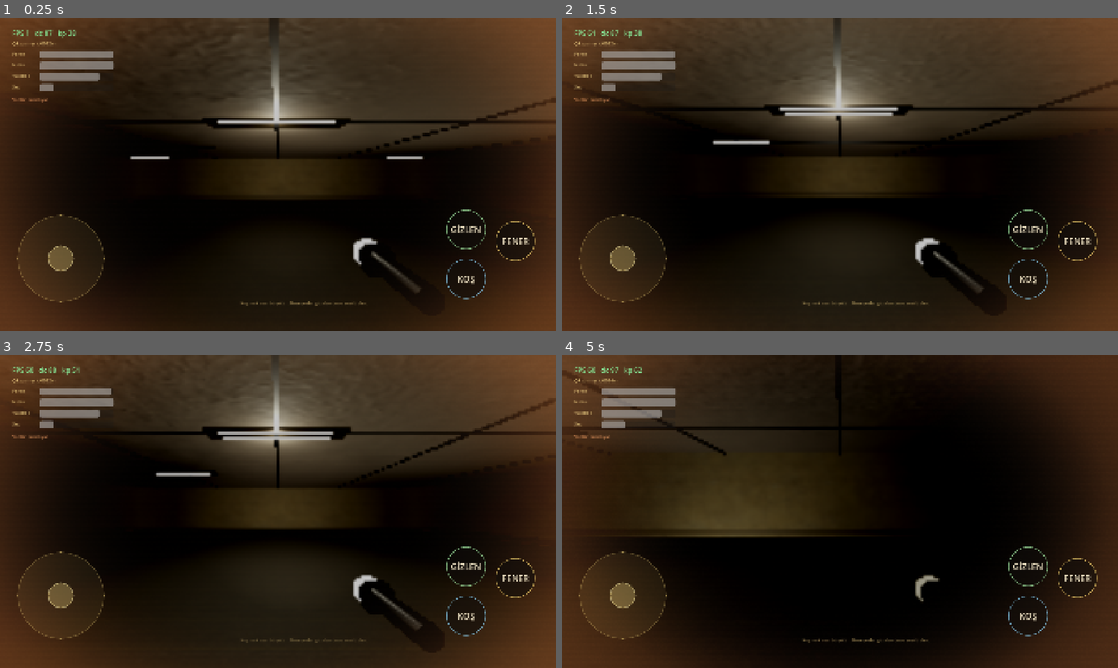
Above: before the commit, frames 1-4 (two rows, left to right).
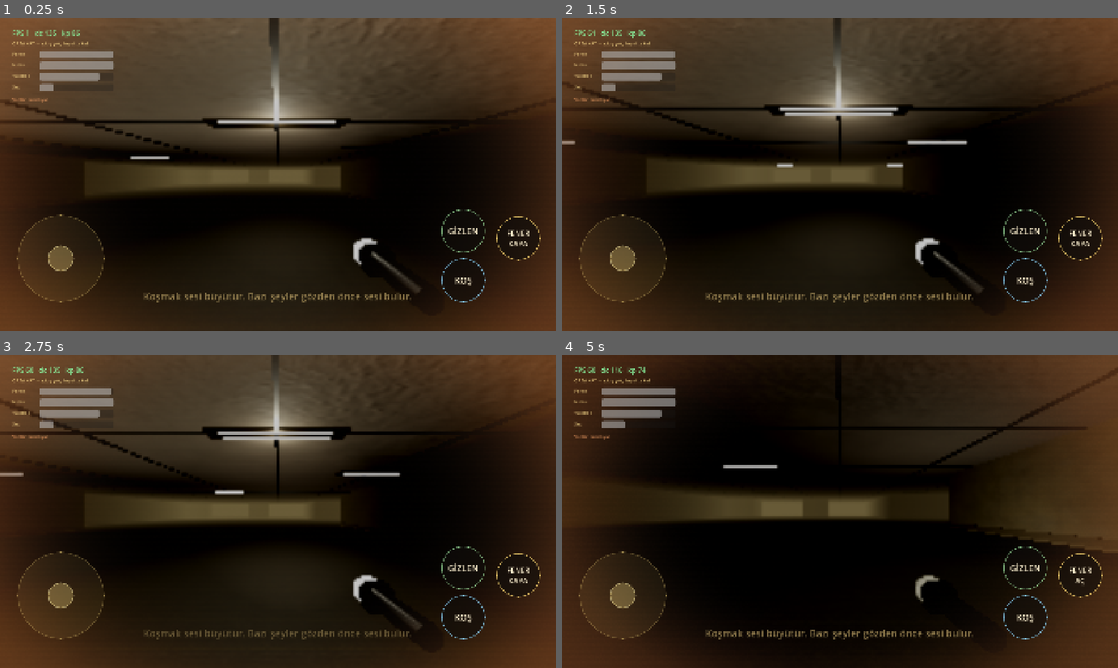
Above: after the commit, the same moments.

Repository: mehmetdem2005/Backrooms
Game: Godot game, scene res://scenes/Main.tscn
The game is run twice, just before and just after one commit, with the same random seed, the same clock (stepped at 60 frames per second) and the same inputs.
Inputs (mouse positions are in pixels of both pictures, inside the frame that each line leads up to):
- Up to frame 1 (0.25 s): no input
- Up to frame 2 (1.5 s): click (1079, 240) at 0.5 s, where only the run before the commit has a clickable "FENER"; click (1029, 277) at 1.25 s, where only the run before the commit has a clickable "KOŞ"
- Up to frame 3 (2.75 s): click (467, 567) at 2 s, where only the run before the commit has a clickable "GİZLEN"
- Up to frame 4 (5 s): tap Enter at 2.75 s; move the mouse to (867, 511) at 2.77 s; hold W from 2.78 s (still down); tap F at 2.85 s; move the mouse to (812, 511) at 3.52 s; tap Ctrl at 3.6 s; move the mouse to (851, 505) at 4.27 s; tap C at 4.35 s

The runs differ from the first frame. In frame 1, 24% of the frame differs, in the area x 0-100%, y 0-92%; in frame 2, 8.0%; in frame 3, 15%; in frame 4, 29%.

Commit message:
V4 plan + gameplay fixes (render-verified, no APK rebuild this round)
Save full V4 design vision to docs/V4_OYUN_PLANI.md (core loop, monster AI
states, noise system, map zones, puzzles, entities, quality settings, 25 big ideas).

Fixes/changes (verified via in-Godot software-GL renders, not APK):
- Mobile buttons: drive KOŞ/FENER/GİZLEN from direct touch hit-testing
  (GUI signals were unreliable on touch); FENER label now dynamic AÇ/KAPA
- Bigger outlined subtitle text
- Monster: path-smoothing (string-pulling via line-of-sight) -> no more grid
  zigzag, moves naturally through open space; water slows it (pool)
- Map: 3 floors, start on MIDDLE floor (upper+lower); NO exit (endless loop map)
- Poolrooms: big water pool on the lowest floor (water plane + slow wade zone),
  is_in_water() slows player and monster -> cross to escape, it 'swims' after you
- HUD shows current floor (ÜST/ORTA/ALT KAT HAVUZ)

In-Godot rendering pipeline added (Mesa llvmpipe + xvfb) to preview without APK.

https://claude.ai/code/session_01NRpMnaAWyeW9sMqBjCT8aX

Diff:
--- a/game_src/scripts/PremiumGameRoot.gd
+++ b/game_src/scripts/PremiumGameRoot.gd
@@ -65,8 +65,10 @@
         post_process.set_vision_radius(vision)
 
     if hud != null and level_builder != null:
-        var distance_to_exit: float = player.global_position.distance_to(level_builder.exit_world_position)
-        hud.set_distance_to_exit(distance_to_exit)
+        # Döngü harita: çıkış yok. HUD bulunduğun katı + uyarıyı gösterir.
+        var floor_index: int = level_builder.world_to_grid(player.global_position).y
+        var floor_name: String = ["ÜST KAT", "ORTA KAT", "ALT KAT (HAVUZ)"][clamp(floor_index, 0, 2)]
+        hud.set_status("%s — çıkış yok, hayatta kal" % floor_name)
         hud.set_stamina(player.stamina)
         hud.set_flashlight_energy(player.flashlight_energy)
         hud.set_noise_level(player.get_noise_level())
@@ -146,9 +148,9 @@
     level_builder.world_seed = world_seed
     level_builder.grid_width = maze_width
     level_builder.grid_height = maze_height
-    level_builder.room_count = 16
+    level_builder.room_count = 12
     level_builder.detail_density = 1.0
-    level_builder.floors = 2
+    level_builder.floors = 3            # üst kat / orta kat (başlangıç) / alt kat (havuz)
     add_child(level_builder)
     level_builder.generate()
 
@@ -156,6 +158,7 @@
     player = PLAYER_SCRIPT.new()
     player.name = "Player"
     add_child(player)
+    player.level_builder = level_builder
     player.global_position = level_builder.start_world_position + Vector3(0.0, 1.05, 0.0)
 
 func _create_chunk_streamer() -> void:
--- a/game_src/scripts/horror/ShadowStalker.gd
+++ b/game_src/scripts/horror/ShadowStalker.gd
@@ -264,27 +264,45 @@
     _path_index = 0
 
 func _follow_path(delta: float) -> void:
-    if _path.size() == 0 or _path_index >= _path.size():
+    if _path.is_empty() or _path_index >= _path.size():
         velocity = velocity.move_toward(Vector3.ZERO, 7.0 * delta)
         move_and_slide()
         _current_speed = Vector2(velocity.x, velocity.z).length()
         return
 
+    # YOL DÜZLEŞTİRME (string-pulling): aynı kattaki, görüş hattı olan EN UZAK ara noktaya
+    # yönel → ızgara zikzakı yerine açık alandan/köşelerden doğal, düz hareket.
+    var cur_cell: Vector3i = level_builder.world_to_grid(global_position)
+    var look: int = _path_index
+    while look + 1 < _path.size() and _path[look + 1].y == cur_cell.y and level_builder.has_grid_line_of_sight(cur_cell, _path[look + 1], 18):
+        look += 1
+    _path_index = look
+
     var target_position: Vector3 = level_builder.grid_to_world(_path[_path_index], 0.0)
     var flat_to_target: Vector3 = target_position - global_position
     flat_to_target.y = 0.0
-    if flat_to_target.length() < 0.35:
+    if flat_to_target.length() < 0.5:
         _path_index += 1
-        return
-
-    # Her zaman amansız kovalama: sabit hız (oyuncunun koşusundan az daha yavaş).
-    var desired: Vector3 = flat_to_target.normalized() * chase_speed
+        if _path_index >= _path.size():
+            velocity = velocity.move_toward(Vector3.ZERO, 7.0 * delta)
+            move_and_slide()
+            _current_speed = Vector2(velocity.x, velocity.z).length()
+            return
+        target_position = level_builder.grid_to_world(_path[_path_index], 0.0)
+        flat_to_target = target_position - global_position
+        flat_to_target.y = 0.0
+
+    # Amansız kovalama: sabit hız. Suda (havuz) bir miktar yavaşlar ("arkandan yüzer").
+    var spd: float = chase_speed
+    if level_builder.has_method("is_in_water") and level_builder.is_in_water(global_position):
+        spd = chase_speed * 0.62
+    var desired: Vector3 = flat_to_target.normalized() * spd
     velocity.x = move_toward(velocity.x, desired.x, 12.0 * delta)
     velocity.z = move_toward(velocity.z, desired.z, 12.0 * delta)
     velocity.y = -0.2
     move_and_slide()
     _current_speed = Vector2(velocity.x, velocity.z).length()
-    # Yön (gövde döndürmüyoruz; model _update_visual'da oyuncuya bakar).
+    # Yön: model _update_visual'da daima oyuncuya bakar.
 
 func _update_steps(delta: float) -> void:
     if _current_speed < 0.6:
--- a/game_src/scripts/level/PremiumBackroomsBuilder.gd
+++ b/game_src/scripts/level/PremiumBackroomsBuilder.gd
@@ -39,6 +39,13 @@
 var _ramps: Array = []                # geometri için: {"floor","x","z","dir":Vector2i}
 var _open_cells: Array[Vector3i] = []
 
+# Havuz (Poolrooms) — alt katta dev su alanı
+var _water_cells: Dictionary = {}
+var has_pool: bool = false
+var pool_min: Vector3 = Vector3.ZERO
+var pool_max: Vector3 = Vector3.ZERO
+var pool_water_y: float = 0.0
+
 var _rng: RandomNumberGenerator = RandomNumberGenerator.new()
 var _box_mesh_shared: BoxMesh
 var _cylinder_mesh_shared: CylinderMesh
@@ -66,10 +73,11 @@
     for f: int in range(floors):
         _generate_floor(f)
     _connect_floors()
+    _build_pool()
     _pick_special_cells()
     _collect_open_cells()
     _build_geometry()
-    _build_exit_area()
+    # Çıkış yok (döngü harita) → _build_exit_area çağrılmaz. exit_area null kalır.
 
 # ---------------------------------------------------------------- grid temel
 
@@ -411,10 +419,44 @@
                 frontier.append(n)
     return distances
 
+func _build_pool() -> void:
+    # Alt katta DEV havuz: karşıya geçerek kaçabilirsin, canavar arkandan yüzer (yavaşlar).
+    if floors < 2:
+        return
+    var pf: int = floors - 1
+    var pw: int = clamp(grid_width - 8, 8, 14)
+    var ph: int = clamp(grid_height - 8, 7, 12)
+    var px: int = clamp(int(grid_width / 2 - pw / 2), 1, grid_width - pw - 1)
+    var pz: int = clamp(int(grid_height / 2 - ph / 2), 1, grid_height - ph - 1)
+    for z: int in range(pz, pz + ph):
+        for x: int in range(px, px + pw):
+            _set_cell(pf, x, z, 0)
+            _water_cells["%d:%d:%d" % [pf, x, z]] = true
+    # Havuzu kat ağına bağla (kenarlardan koridor)
+    _rooms.append({"floor": pf, "rect": Rect2i(px, pz, pw, ph)})
+    _connect_to_nearest_room(pf, Vector2i(px - 1, pz + int(ph / 2)))
+    _connect_to_nearest_room(pf, Vector2i(px + pw, pz + int(ph / 2)))
+    var w0: Vector3 = grid_to_world(Vector3i(px, pf, pz), 0.0)
+    var w1: Vector3 = grid_to_world(Vector3i(px + pw - 1, pf, pz + ph - 1), 0.0)
+    var half: float = cell_size * 0.5
+    pool_min = Vector3(min(w0.x, w1.x) - half, w0.y - 1.0, min(w0.z, w1.z) - half)
+    pool_max = Vector3(max(w0.x, w1.x) + half, w0.y + 1.6, max(w0.z, w1.z) + half)
+    pool_water_y = w0.y + 0.25
+    has_pool = true
+
+func is_in_water(pos: Vector3) -> bool:
+    if not has_pool:
+        return false
+    return pos.x >= pool_min.x and pos.x <= pool_max.x \
+        and pos.z >= pool_min.z and pos.z <= pool_max.z \
+        and pos.y >= pool_min.y and pos.y <= pool_max.y
+
 func _pick_special_cells() -> void:
-    # Başlangıç: 0. kattaki ilk oda. Çıkış: en alt kattaki, başlangıçtan en uzak hücre.
-    var start_room: Rect2i = _first_room_on(0)
-    start_cell = Vector3i(_room_center(start_room).x, 0, _room_center(start_room).y)
+    # Başlangıç ORTA kat (üst + alt kat olsun). "Çıkış" yok ama enemy yerleşimi için
+    # en uzak hücre yine hesaplanır.
+    var mid_floor: int = int(floors / 2)
+    var start_room: Rect2i = _first_room_on(mid_floor)
+    start_cell = Vector3i(_room_center(start_room).x, mid_floor, _room_center(start_room).y)
     if not is_open_cell(start_cell):
         start_cell = _nearest_open_cell(start_cell)
 
@@ -521,6 +563,28 @@
     for key2: Vector3i in buckets.keys():
         _build_chunk(key2, buckets[key2])
 
+    _build_water_surface()
+
+func _build_water_surface() -> void:
+    if not has_pool:
+        return
+    var water: MeshInstance3D = MeshInstance3D.new()
+    water.name = "PoolWater"
+    var pm: PlaneMesh = PlaneMesh.new()
+    pm.size = Vector2(pool_max.x - pool_min.x, pool_max.z - pool_min.z)
+    water.mesh = pm
+    water.position = Vector3((pool_min.x + pool_max.x) * 0.5, pool_water_y, (pool_min.z + pool_max.z) * 0.5)
+    var m: StandardMaterial3D = StandardMaterial3D.new()
+    m.albedo_color = Color(0.05, 0.17, 0.22, 0.6)
+    m.transparency = BaseMaterial3D.TRANSPARENCY_ALPHA
+    m.roughness = 0.06
+    m.metallic = 0.25
+    m.emission_enabled = true
+    m.emission = Color(0.02, 0.09, 0.11, 1.0)
+    m.emission_energy_multiplier = 0.5
+    water.material_override = m
+    add_child(water)
+
 func _append_trims(f: int, cell: Vector3i, center: Vector3, bucket: Dictionary) -> void:
     var dirs: Array[Vector2i] = [Vector2i(1, 0), Vector2i(-1, 0), Vector2i(0, 1), Vector2i(0, -1)]
     for d: Vector2i in dirs:
@@ -547,7 +611,7 @@
             while x <= rect.position.x + rect.size.x - 3:
                 var cell: Vector3i = Vector3i(x, f, z)
                 # açık hücre + lamba değil + başlangıç/çıkış değil
-                if _get_cell(f, x, z) == 0 and not _should_fixture(cell) and cell != start_cell and cell != exit_cell:
+                if _get_cell(f, x, z) == 0 and not _should_fixture(cell) and cell != start_cell and cell != exit_cell and not _water_cells.has("%d:%d:%d" % [f, x, z]):
                     var c: Vector3 = Vector3((float(x) - float(grid_width - 1) * 0.5) * cell_size, base_y, (float(z) - float(grid_height - 1) * 0.5) * cell_size)
                     var bucket: Dictionary = _get_bucket(buckets, f, x, z)
                     _bpush(bucket, "column", _scaled_transform(Vector3(0.55, wall_height, 0.55), c + Vector3(0.0, wall_height * 0.5, 0.0)))
--- a/game_src/scripts/player/PremiumFpsPlayer.gd
+++ b/game_src/scripts/player/PremiumFpsPlayer.gd
@@ -18,6 +18,7 @@
 
 var mobile_controls
 var hud
+var level_builder
 var lock_controls: bool = false
 var flashlight_energy: float = 1.0
 var stamina: float = 1.0
@@ -359,6 +360,10 @@
     else:
         stamina = min(1.0, stamina + stamina_recover_per_second * delta)
 
+    # HAVUZ: suda hareket yavaşlar (karşıya geçerek kaçma — canavar da yavaşlar)
+    if level_builder != null and level_builder.has_method("is_in_water") and level_builder.is_in_water(global_position):
+        target_speed *= 0.55
+
     var desired: Vector3 = (right * input_vector.x + forward * input_vector.y) * target_speed
     velocity.x = move_toward(velocity.x, desired.x, acceleration * delta)
     velocity.z = move_toward(velocity.z, desired.z, acceleration * delta)
@@ -409,6 +414,9 @@
     # Lens parıltısı (fener kapalıyken sönük)
     if _lens_material != null:
         _lens_material.emission_energy_multiplier = move_toward(_lens_material.emission_energy_multiplier, lens_glow, delta * 30.0)
+    # Buton etiketi: kapalıyken "AÇ", açıkken "KAPA"
+    if mobile_controls != null:
+        mobile_controls.set_flashlight_on(_flashlight_enabled)
 
 func _update_camera_motion(delta: float) -> void:
     var horizontal_speed: float = Vector2(velocity.x, velocity.z).length()
--- a/game_src/scripts/ui/MobileControls.gd
+++ b/game_src/scripts/ui/MobileControls.gd
@@ -9,6 +9,7 @@
 var _flashlight_toggle_requested: bool = false
 var _left_touch_index: int = -1
 var _right_touch_index: int = -1
+var _run_touch_index: int = -1
 var _joystick_center: Vector2 = Vector2.ZERO
 var _joystick_radius: float = 150.0
 var _home_center: Vector2 = Vector2(210.0, 830.0)
@@ -19,6 +20,12 @@
 var _run_button: Button
 var _flashlight_button: Button
 var _crouch_button: Button
+
+# Buton merkezleri (1920x1080 tasarım uzayı) + yarıçap → dokunma hit-testi
+const FL_CENTER := Vector2(1790.0, 760.0)
+const RUN_CENTER := Vector2(1600.0, 905.0)
+const CR_CENTER := Vector2(1600.0, 735.0)
+const BTN_D: float = 152.0
 
 func _ready() -> void:
     layer = 30
@@ -40,6 +47,11 @@
     _flashlight_toggle_requested = false
     return result
 
+# Oyuncu her karede gerçek fener durumunu bildirir → buton "AÇ"/"KAPA" yazısı
+func set_flashlight_on(on: bool) -> void:
+    if _flashlight_button != null:
+        _flashlight_button.text = "FENER\n" + ("KAPA" if on else "AÇ")
+
 func _circle_style(fill: Color, border: Color, border_width: float = 3.0) -> StyleBoxFlat:
     var style: StyleBoxFlat = StyleBoxFlat.new()
     style.bg_color = fill
@@ -57,15 +69,14 @@
     button.text = label
     button.size = Vector2(diameter, diameter)
     button.position = center - Vector2(diameter, diameter) * 0.5
-    var idle: StyleBoxFlat = _circle_style(Color(0.06, 0.05, 0.04, 0.55), Color(accent.r, accent.g, accent.b, 0.65), 3.0)
-    var down: StyleBoxFlat = _circle_style(Color(accent.r, accent.g, accent.b, 0.55), Color(1.0, 0.96, 0.82, 0.9), 3.0)
+    # Görsel amaçlı; mantık dokunma hit-testinden sürülür (mobilde güvenilir).
+    button.mouse_filter = Control.MOUSE_FILTER_IGNORE
+    button.focus_mode = Control.FOCUS_NONE
+    var idle: StyleBoxFlat = _circle_style(Color(0.06, 0.05, 0.04, 0.6), Color(accent.r, accent.g, accent.b, 0.7), 3.0)
     button.add_theme_stylebox_override("normal", idle)
     button.add_theme_stylebox_override("hover", idle)
-    button.add_theme_stylebox_override("focus", idle)
-    button.add_theme_stylebox_override("pressed", down)
-    button.add_theme_color_override("font_color", Color(1.0, 0.95, 0.82, 0.95))
-    button.add_theme_color_override("font_pressed_color", Color(0.08, 0.06, 0.04, 1.0))
-    button.add_theme_color_override("font_hover_color", Color(1.0, 0.95, 0.82, 0.95))
+    button.add_theme_stylebox_override("pressed", idle)
+    button.add_theme_color_override("font_color", Color(1.0, 0.95, 0.82, 0.97))
     button.add_theme_font_size_override("font_size", 30)
     return button
 
@@ -76,7 +87,6 @@
     _root.mouse_filter = Control.MOUSE_FILTER_IGNORE
     add_child(_root)
 
-    # --- Yuvarlak joystick ---
     var base_d: float = _joystick_radius * 2.0
     _stick_base = Panel.new()
     _stick_base.name = "JoystickBase"
@@ -95,36 +105,50 @@
     _joystick_center = _home_center
     _reset_joystick_visual()
 
-    # --- Yuvarlak aksiyon tuşları (sağ alt) ---
-    _flashlight_button = _make_round_button("FlashlightButton", "FENER", Vector2(1780.0, 770.0), 138.0, Color(1.0, 0.86, 0.45))
+    _flashlight_button = _make_round_button("FlashlightButton", "FENER\nKAPA", FL_CENTER, BTN_D, Color(1.0, 0.86, 0.45))
+    _flashlight_button.add_theme_font_size_override("font_size", 26)
     _root.add_child(_flashlight_button)
-    _flashlight_button.pressed.connect(Callable(self, "_on_flashlight_pressed"))
 
-    _run_button = _make_round_button("RunButton", "KOŞ", Vector2(1610.0, 900.0), 138.0, Color(0.55, 0.85, 1.0))
+    _run_button = _make_round_button("RunButton", "KOŞ", RUN_CENTER, BTN_D, Color(0.55, 0.85, 1.0))
     _root.add_child(_run_button)
-    _run_button.button_down.connect(Callable(self, "_on_run_down"))
-    _run_button.button_up.connect(Callable(self, "_on_run_up"))
 
-    _crouch_button = _make_round_button("CrouchButton", "GİZLEN", Vector2(1610.0, 730.0), 138.0, Color(0.7, 1.0, 0.7))
-    _crouch_button.toggle_mode = true
+    _crouch_button = _make_round_button("CrouchButton", "GİZLEN", CR_CENTER, BTN_D, Color(0.7, 1.0, 0.7))
     _root.add_child(_crouch_button)
-    _crouch_button.toggled.connect(Callable(self, "_on_crouch_toggled"))
 
 func _reset_joystick_visual() -> void:
     _stick_base.position = _joystick_center - _stick_base.size * 0.5
     _stick_knob.position = _joystick_center - _stick_knob.size * 0.5
 
+func _hit(pos: Vector2, center: Vector2) -> bool:
+    return pos.distance_to(center) <= BTN_D * 0.5 + 8.0
+
 func _handle_touch(touch: InputEventScreenTouch) -> void:
     var screen_width: float = get_viewport().get_visible_rect().size.x
     if touch.pressed:
+        # 1) Aksiyon tuşları (her yerde, dokunma ile) — GUI sinyaline güvenmeyiz
+        if _hit(touch.position, FL_CENTER):
+            _flashlight_toggle_requested = true
+            return
+        if _hit(touch.position, RUN_CENTER):
+            run_pressed = true
+            _run_touch_index = touch.index
+            return
+        if _hit(touch.position, CR_CENTER):
+            crouch_pressed = not crouch_pressed
+            _crouch_button.text = "GÖRÜN" if crouch_pressed else "GİZLEN"
+            return
+        # 2) Sol yarı → joystick
         if touch.position.x < screen_width * 0.5 and _left_touch_index == -1:
             _left_touch_index = touch.index
             _joystick_center = touch.position
             _reset_joystick_visual()
-            _stick_base.modulate = Color(1, 1, 1, 1)
-        elif _right_touch_index == -1 and touch.position.x >= screen_width * 0.42:
+        # 3) Sağ yarı → bakış
+        elif _right_touch_index == -1:
             _right_touch_index = touch.index
     else:
+        if touch.index == _run_touch_index:
+            run_pressed = false
+            _run_touch_index = -1
         if touch.index == _left_touch_index:
             _left_touch_index = -1
             move_vector = Vector2.ZERO
@@ -142,15 +166,3 @@
         _stick_knob.position = _joystick_center + stick_offset - _stick_knob.size * 0.5
     elif drag.index == _right_touch_index:
         _look_delta += drag.relative
-
-func _on_run_down() -> void:
-    run_pressed = true
-
-func _on_run_up() -> void:
-    run_pressed = false
-
-func _on_flashlight_pressed() -> void:
-    _flashlight_toggle_requested = true
-
-func _on_crouch_toggled(pressed_state: bool) -> void:
-    crouch_pressed = pressed_state
--- a/game_src/scripts/ui/PremiumHud.gd
+++ b/game_src/scripts/ui/PremiumHud.gd
@@ -46,6 +46,10 @@
 func set_distance_to_exit(distance: float) -> void:
     if _distance_label != null:
         _distance_label.text = "Çıkış sinyali: %04dm" % int(distance)
+
+func set_status(text: String) -> void:
+    if _distance_label != null:
+        _distance_label.text = text
 
 func set_flashlight_energy(value: float) -> void:
     if _flashlight_bar != null:
@@ -108,10 +112,13 @@
     _subtitle_label = Label.new()
     _subtitle_label.name = "SubtitleHint"
     _subtitle_label.text = _hints[0]
-    _subtitle_label.position = Vector2(600.0, 972.0)
-    _subtitle_label.size = Vector2(900.0, 40.0)
+    _subtitle_label.position = Vector2(360.0, 936.0)
+    _subtitle_label.size = Vector2(1200.0, 60.0)
     _subtitle_label.horizontal_alignment = HORIZONTAL_ALIGNMENT_CENTER
-    _subtitle_label.modulate = Color(1.0, 0.86, 0.54, 0.55)
+    _subtitle_label.add_theme_font_size_override("font_size", 34)
+    _subtitle_label.add_theme_color_override("font_outline_color", Color(0, 0, 0, 0.8))
+    _subtitle_label.add_theme_constant_override("outline_size", 6)
+    _subtitle_label.modulate = Color(1.0, 0.88, 0.55, 0.92)
     root.add_child(_subtitle_label)
 
     _message_panel = Panel.new()
Not shown, added: game_src/_shot.png.import
Not shown, changed: .gitignore
Not shown, added: docs/V4_OYUN_PLANI.md
